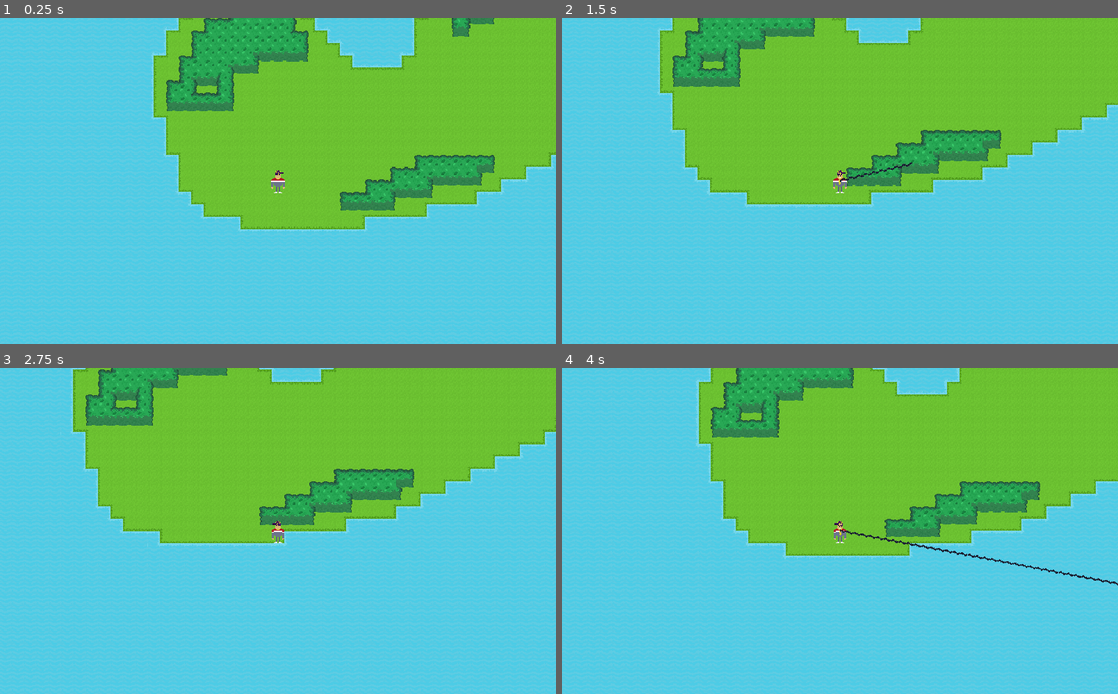
Above: before the commit, frames 1-4 (two rows, left to right).
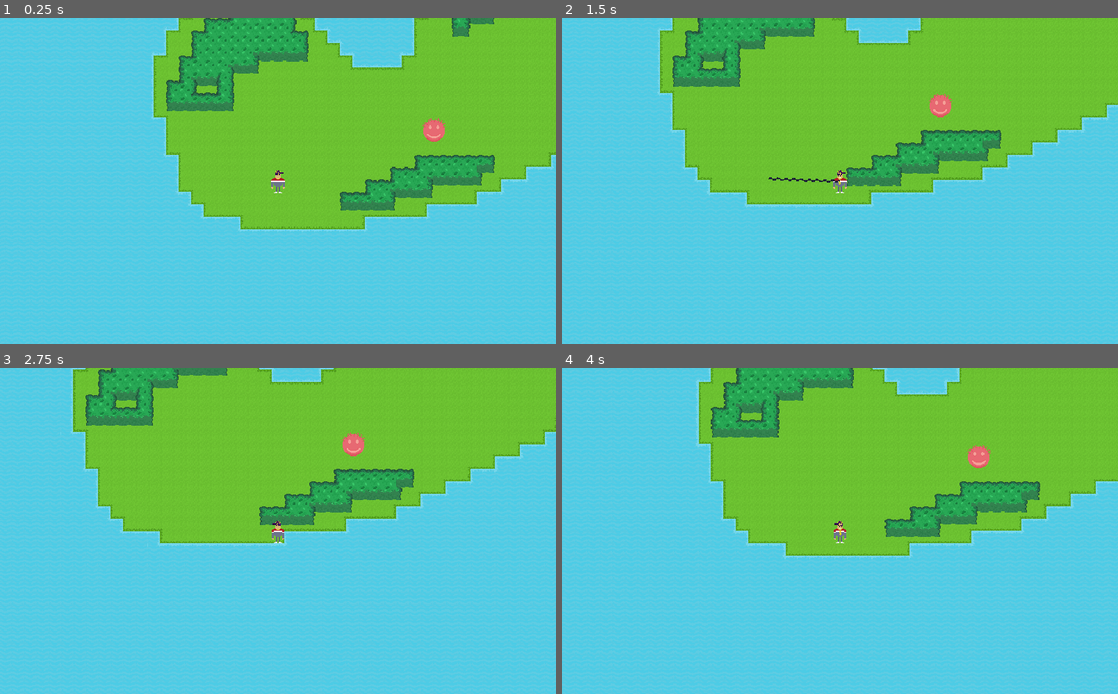
Above: after the commit, the same moments.

Repository: siffer331/Emalgemated
Game: Godot game, scene res://Src/Main/Main.tscn
Same seed, same stepped clock (60 frames per second), same inputs: the game is played once before the commit and once after it.
Inputs (mouse positions are in pixels of both pictures, inside the frame that each line leads up to):
- Up to frame 1 (0.25 s): no input
- Up to frame 2 (1.5 s): move the mouse to (962, 164) at 0.52 s; press the mouse at (962, 164) at 0.53 s; hold D (player_move_right) 0.53-1.28 s; move the mouse to (728, 197) at 1.27 s; release the mouse at (728, 197) at 1.28 s; hold S (player_move_down) from 1.28 s (still down); click (728, 197) at 1.35 s
- Up to frame 3 (2.75 s): tap Enter at 2 s; move the mouse to (333, 459) at 2.02 s; release S (player_move_down) at 2.03 s; press the mouse at (333, 459) at 2.03 s; hold D (player_move_right) from 2.03 s (still down)
- Up to frame 4 (4 s): move the mouse to (812, 596) at 2.77 s; release D (player_move_right) at 2.78 s; release the mouse at (812, 596) at 2.78 s; hold W (player_move_up) 2.78-3.53 s; click (812, 596) at 2.85 s; move the mouse to (1006, 579) at 3.52 s; press the mouse at (1006, 579) at 3.53 s; hold A (player_move_left) from 3.53 s (still down)

The runs differ from the first frame. In frame 1, 0.2% of the frame differs, in the area x 76-81%, y 30-38%; in frame 2, 0.4%; in frame 3, 0.2%; in frame 4, 0.5%, in the area x 50-100%, y 23-67%.

Commit message:
fixes and enemy

Diff:
--- a/Src/Enemies/Controller.gd
+++ b/Src/Enemies/Controller.gd
@@ -1,3 +1,4 @@
+class_name EnemyController
 extends Node
 
 
@@ -11,3 +12,7 @@
 func move(direction: Vector2, delta: float):
 	velocity = Util.calculate_velocity(velocity, max_speed, acceleration, delta, direction)
 	velocity = owner.move_and_slide(velocity)
+
+
+func use(dir: Vector2) -> void:
+	pass
--- /dev/null
+++ b/Src/Enemies/Enemy.gd
@@ -0,0 +1,4 @@
+class_name Enemy
+extends KinematicBody2D
+
+onready var controller = $Statemachine/Controller
--- a/Src/Enemies/Enemy.tscn
+++ b/Src/Enemies/Enemy.tscn
@@ -1,10 +1,14 @@
-[gd_scene load_steps=4 format=2]
+[gd_scene load_steps=5 format=2]
 
 [ext_resource path="res://Assets/Enemy/TempEnemy.png" type="Texture" id=1]
 [ext_resource path="res://Src/Systems/Statemachine/Statemachine.gd" type="Script" id=2]
 [ext_resource path="res://Src/Enemies/Controller.gd" type="Script" id=3]
+[ext_resource path="res://Src/Enemies/Enemy.gd" type="Script" id=4]
 
-[node name="Enemy" type="KinematicBody2D"]
+[node name="Enemy" type="KinematicBody2D" groups=[
+"Capturable",
+]]
+script = ExtResource( 4 )
 
 [node name="Statemachine" type="Node" parent="."]
 script = ExtResource( 2 )
@@ -14,3 +18,5 @@
 
 [node name="Sprite" type="Sprite" parent="."]
 texture = ExtResource( 1 )
+
+[node name="Col" type="CollisionShape2D" parent="."]
--- /dev/null
+++ b/Src/Enemies/Projectile.gd
@@ -0,0 +1,8 @@
+extends Area2D
+
+
+export var speed := 500
+
+
+func _process(delta: float) -> void:
+	pass
--- /dev/null
+++ b/Src/Enemies/Projectile.tscn
@@ -0,0 +1,17 @@
+[gd_scene load_steps=4 format=2]
+
+[ext_resource path="res://Assets/Enemy/Shot.png" type="Texture" id=1]
+[ext_resource path="res://Src/Enemies/Projectile.gd" type="Script" id=2]
+
+[sub_resource type="RectangleShape2D" id=1]
+extents = Vector2( 5.5, 4 )
+
+[node name="Projectile" type="Area2D"]
+script = ExtResource( 2 )
+
+[node name="Col" type="CollisionShape2D" parent="."]
+shape = SubResource( 1 )
+
+[node name="Sprite" type="Sprite" parent="."]
+rotation = 1.5708
+texture = ExtResource( 1 )
--- /dev/null
+++ b/Src/Enemies/Ranged/Ranged.tscn
@@ -0,0 +1,19 @@
+[gd_scene load_steps=4 format=2]
+
+[ext_resource path="res://Src/Systems/Statemachine/State.gd" type="Script" id=1]
+[ext_resource path="res://Src/Enemies/Enemy.tscn" type="PackedScene" id=2]
+
+[sub_resource type="CircleShape2D" id=1]
+radius = 12.5724
+
+[node name="Ranged" instance=ExtResource( 2 )]
+
+[node name="Statemachine" parent="." index="0"]
+initial_state = NodePath("Idle")
+controller_path = NodePath("Controller")
+
+[node name="Idle" type="Node" parent="Statemachine" index="1"]
+script = ExtResource( 1 )
+
+[node name="Col" parent="." index="2"]
+shape = SubResource( 1 )
--- a/Src/Main/Main.tscn
+++ b/Src/Main/Main.tscn
@@ -1,7 +1,8 @@
-[gd_scene load_steps=3 format=2]
+[gd_scene load_steps=4 format=2]
 
 [ext_resource path="res://Src/Player/Player.tscn" type="PackedScene" id=1]
 [ext_resource path="res://Src/Level/Level.tscn" type="PackedScene" id=2]
+[ext_resource path="res://Src/Enemies/Ranged/Ranged.tscn" type="PackedScene" id=3]
 
 [node name="Main" type="Node2D"]
 
@@ -10,3 +11,7 @@
 z_index = 10
 
 [node name="Level" parent="." instance=ExtResource( 2 )]
+
+[node name="Ranged" parent="." instance=ExtResource( 3 )]
+position = Vector2( 201.273, -62.7307 )
+script = null
--- /dev/null
+++ b/Src/Player/Chain.gd
@@ -0,0 +1,9 @@
+extends Line2D
+
+
+var controlling: Node2D
+
+
+func _process(delta: float) -> void:
+	if controlling:
+		points[1] = to_local(controlling.global_position)
--- /dev/null
+++ b/Src/Player/Chain.tscn
@@ -0,0 +1,11 @@
+[gd_scene load_steps=3 format=2]
+
+[ext_resource path="res://Assets/Player/ChainStatic.png" type="Texture" id=1]
+[ext_resource path="res://Src/Player/Chain.gd" type="Script" id=2]
+
+[node name="Chain" type="Line2D"]
+points = PoolVector2Array( 0, 0, 0, 0 )
+default_color = Color( 1, 1, 1, 1 )
+texture = ExtResource( 1 )
+texture_mode = 1
+script = ExtResource( 2 )
--- a/Src/Player/Controller.gd
+++ b/Src/Player/Controller.gd
@@ -3,6 +3,7 @@
 export var acceleration := 2000.0
 export var max_speed := 200.0
 export var capture_speed := 700.0
+export var capture_max := 1
 
 var dir := 0
 var velocity := Vector2.ZERO
@@ -10,12 +11,16 @@
 var capturing: Node2D
 var capture_length := 0.0 setget _set_capture_length
 var animation_point := Vector2.ZERO
+var captured := []
 
 
 func movement(delta: float) -> void:
 	var direction := get_move_direction()
 	velocity = Util.calculate_velocity(velocity, max_speed, acceleration, delta, direction)
 	velocity = owner.move_and_slide(velocity)
+	for enemy in captured:
+		var controller = enemy.get_node("Statemachine/Controller")
+		controller.move(direction, delta)
 
 
 func orient_player() -> void:
@@ -45,10 +50,10 @@
 		if hit.is_in_group("Capturable"):
 			capturing = hit
 			animation_point = hit.position-owner.position
+		else:
+			animation_point = owner.capture_cast.get_collision_point() - owner.position
 	else:
-		animation_point = owner.capture_cast.get_collision_point()
-		if animation_point == Vector2.ZERO:
-			animation_point = owner.get_local_mouse_position()
+		animation_point = owner.get_local_mouse_position()
 	(owner.tween as Tween).interpolate_property(
 		self,
 		"capture_length",
@@ -76,6 +81,12 @@
 		if capture_length == 0:
 			return
 		if capturing:
+			self.capture_length = 0
+			var chain = load("res://Src/Player/Chain.tscn").instance()
+			owner.add_child(chain)
+			chain.controlling = capturing
+			if len(captured) < capture_max:
+				captured.append(capturing)
 			capturing = null
 		else:
 			owner.tween.interpolate_property(
--- a/Src/Player/Player.tscn
+++ b/Src/Player/Player.tscn
@@ -105,6 +105,7 @@
 
 [node name="CaptureCast" type="RayCast2D" parent="."]
 enabled = true
+collision_mask = 3
 
 [node name="Tween" type="Tween" parent="."]
 
@@ -113,4 +114,5 @@
 
 [node name="PlayerAnimator" type="AnimationPlayer" parent="."]
 anims/Idle = SubResource( 6 )
+
 [connection signal="tween_completed" from="Tween" to="Statemachine/Controller" method="_on_Tween_tween_completed"]
--- a/project.godot
+++ b/project.godot
@@ -9,6 +9,16 @@
 config_version=4
 
 _global_script_classes=[ {
+"base": "KinematicBody2D",
+"class": "Enemy",
+"language": "GDScript",
+"path": "res://Src/Enemies/Enemy.gd"
+}, {
+"base": "Node",
+"class": "EnemyController",
+"language": "GDScript",
+"path": "res://Src/Enemies/Controller.gd"
+}, {
 "base": "Node",
 "class": "State",
 "language": "GDScript",
@@ -25,6 +35,8 @@
 "path": "res://Src/Singletons/Util.gd"
 } ]
 _global_script_class_icons={
+"Enemy": "",
+"EnemyController": "",
 "State": "",
 "Statemachine": "",
 "Util": ""
Binary file added: Assets/Enemy/Shot.png
Not shown, added: Assets/Enemy/Shot.png.import
Binary file added: Assets/Player/ChainStatic.png
Not shown, added: Assets/Player/ChainStatic.png.import
Not shown: 1 places in Src/Player/Player.tscn that only renumber resources
